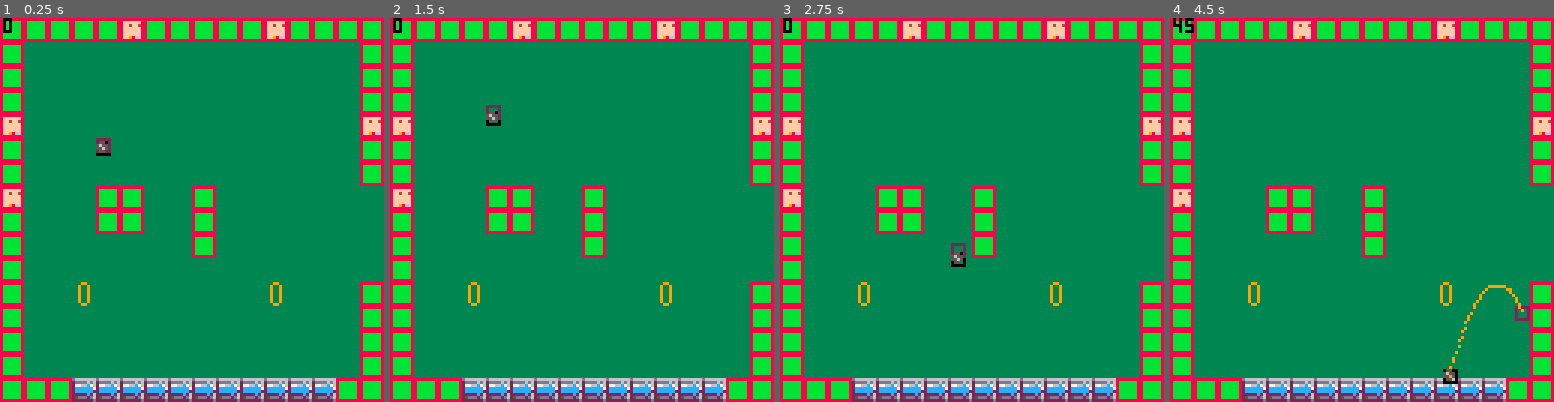
Above: before the commit, frames 1-4 (left to right).
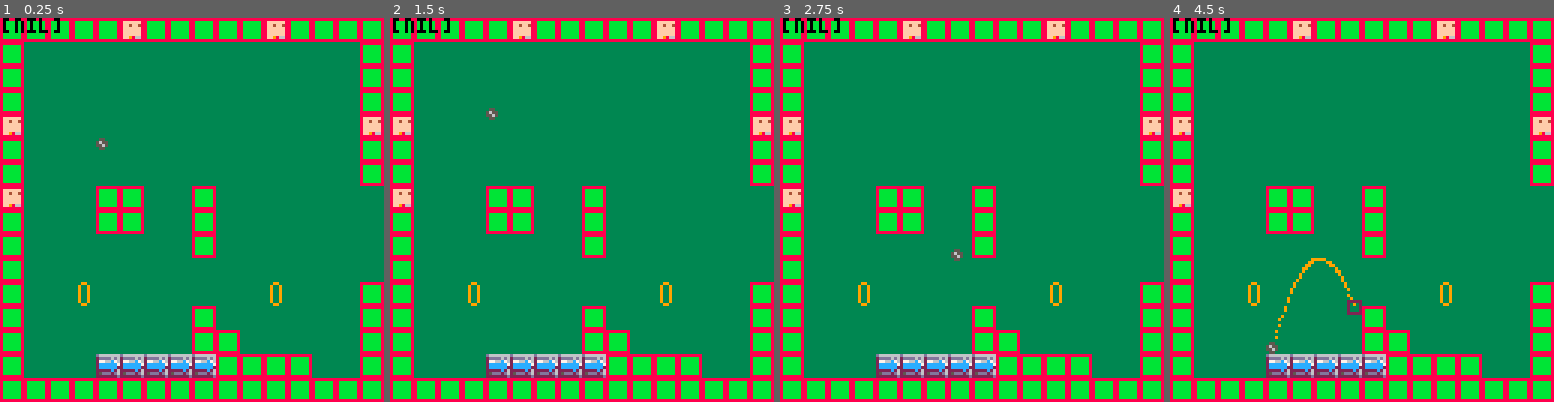
Above: after the commit, the same moments.

Repository: davidjtferguson/golf-escape
Game: PICO-8 cartridge golf_escape.p8
Two runs of this game, one before a commit and one after it. Both use one fixed random seed, a clock stepped at 60 frames per second and the inputs below.
Inputs:
- Up to frame 1 (0.25 s): no input
- Up to frame 2 (1.5 s): tap X (X key) at 0.33, 1.07 s; tap O (Z key) at 0.7 s
- Up to frame 3 (2.75 s): hold Right 1.6-2.1 s; tap O (Z key) at 1.7, 2.1, 2.5 s; tap X (X key) at 1.85 s; hold Right from 2.47 s (still down)
- Up to frame 4 (4.5 s): tap O (Z key) every 0.4 s from 2.9 to 4.1 s; tap X (X key) at 2.97, 4.08 s; release Right at 3.03 s; hold Left 3.08-3.58 s; hold Right from 4.02 s (still down)

The runs differ from the first frame. In frame 1, 9.4% of the frame differs, in the area x 2-88%, y 0-100%; in frame 2, 9.4%; in frame 3, 9.4%; in frame 4, 9.9%, in the area x 0-94%, y 0-100%.

Commit message:
improve collision

Diff:
--- a/golf_escape.p8
+++ b/golf_escape.p8
@@ -1,5 +1,5 @@
 pico-8 cartridge // http://www.pico-8.com
-version 29
+version 41
 __lua__
 -- golf escape
 
@@ -68,9 +68,46 @@
 
  updatecamera()
 
- --todo:check allcol first
- -- if true, figure out
- -- which way to push out of wall
+ -- swing controls
+ if btnp(⬅️) then
+  swing.xvec,swing.yvec=rotatevec(swing.xvec,swing.yvec,swing.rotangle)
+ end
+
+ if btnp(➡️) then
+  swing.xvec,swing.yvec=rotatevec(swing.xvec,swing.yvec,-swing.rotangle)
+ end
+
+ if btnp(❎) then
+  swing.currdecaypause=swing.decaypause
+  swing.force+=swing.btnf
+
+  if swing.force>swing.highf then
+   swing.force=swing.highf
+  end
+ end
+
+ if swing.currdecaypause==0 and
+    swing.force>swing.lowf then
+  swing.force-=swing.decay
+ end
+
+ if swing.currdecaypause>0 then
+  swing.currdecaypause-=1
+ end
+
+ if swing.force<swing.lowf then
+  swing.force=swing.lowf
+ end
+
+ updateaim()
+
+ if btnp(🅾️) and av.colstate=="ground" then
+  applyswing(av)
+
+  resetswing()
+ end
+
+ updatemovement(av)
 
  if groundcol(av,0,av.yvel,0) then
   --tredmills
@@ -92,64 +129,175 @@
   av.colstate="air"
  end
 
- if topcol(av,0,av.yvel,0) then
-  moveavtoroof()
-  av.yvel*=-1
- end
-
- if leftcol(av,av.xvel,0,0) then
-  --todo:fix
-  --moveavtoleft()
-  av.xvel*=-1
- end
-
- if rightcol(av,av.xvel,0,0) then
-  moveavtoright()
-  av.xvel*=-1
- end
-
- -- swing controls
- if btnp(⬅️) then
-  swing.xvec,swing.yvec=rotatevec(swing.xvec,swing.yvec,swing.rotangle)
- end
-
- if btnp(➡️) then
-  swing.xvec,swing.yvec=rotatevec(swing.xvec,swing.yvec,-swing.rotangle)
- end
-
- if btnp(❎) then
-  swing.currdecaypause=swing.decaypause
-  swing.force+=swing.btnf
-
-  if swing.force>swing.highf then
-   swing.force=swing.highf
+ --todo:find solution for
+ -- treadmills against walls
+ if av.colstate=="air" then
+	 if topcol(av,0,av.yvel,0) then
+	  moveavtoroof()
+	  av.yvel*=-1
+	 end
+
+	 if leftcol(av,av.xvel,0,0) then
+	  moveavtoleft()
+	  av.xvel*=-1
+	 end
+
+	 if rightcol(av,av.xvel,0,0) then
+	  moveavtoright()
+	  av.xvel*=-1
+	 end
+	end
+end
+
+function _draw()
+ cls(bg)
+
+ map(xmap*16,ymap*16,xmap*128,ymap*128,16,16)
+
+ if av.colstate=="ground" then
+  --draw aim
+
+  --todo:consider look. lines?
+  for point in all(aim.points) do
+   pset(
+    (av.w/2+point.x)*8,
+    (av.h/2+point.y)*8,linecol)
   end
- end
-
- if swing.currdecaypause==0 and
-    swing.force>swing.lowf then
-  swing.force-=swing.decay
- end
+
+  rect(aim.x*8,aim.y*8,
+   (aim.x+aim.w)*8,
+   (aim.y+aim.h)*8,2)
+ end
+
+ spr(2,av.x*8,av.y*8)
+
+ linecol=9
 
  if swing.currdecaypause>0 then
-  swing.currdecaypause-=1
- end
-
- if swing.force<swing.lowf then
-  swing.force=swing.lowf
- end
-
- updateaim()
-
- if btnp(🅾️) and av.colstate=="ground" then
-  applyswing(av)
-
-  resetswing()
- end
-
- updatemovement(av)
-
-end
+  linecol=10
+ end
+
+ print(debug,1,0,0)
+
+end
+-->8
+--collision
+
+--allcollision
+function allcol(box,xvel,yvel,flag)
+ return checkflagarea(box.x+xvel,box.y+yvel,box.w,box.h,flag)
+end
+
+function groundcol(box,xvel,yvel,flag)
+ local x=box.x+xvel
+ local y=box.y+yvel
+ local w=box.w
+ local h=box.h
+
+ return
+  checkflag(x,y+h,flag) or
+  checkflag(x+w,y+h,flag)
+end
+
+function leftcol(box,xvel,yvel,flag)
+ local x=box.x+xvel
+ local y=box.y+yvel
+ local w=box.w
+ local h=box.h
+
+ return
+  checkflag(x,y,flag) or
+  checkflag(x,y+h,flag)
+end
+
+function rightcol(box,xvel,yvel,flag)
+ local x=box.x+xvel
+ local y=box.y+yvel
+ local w=box.w
+ local h=box.h
+
+ return
+  checkflag(x+w,y,flag) or
+  checkflag(x+w,y+h,flag)
+end
+
+function topcol(box,xvel,yvel,flag)
+ local x=box.x+xvel
+ local y=box.y+yvel
+ local w=box.w
+ local h=box.h
+
+ return
+  checkflag(x,y,flag) or
+  checkflag(x+w,y,flag)
+end
+
+function moveavtoground()
+ av.y+=av.yvel
+ av.y+=distanceinwall(
+  av,0,1,-1,groundcol)+pixel
+end
+
+function moveavtoroof()
+ av.y+=distancetowall(
+  av,0,1,-1,topcol)
+ av.y+=pixel-av.y%pixel
+end
+
+function moveavtoleft()
+
+ av.x+=distancetowall(
+  av,1,0,-1,leftcol)
+
+ if av.x%pixel != 0 then
+  --round to pixel
+  av.x+=pixel-av.x%pixel
+ end
+end
+
+function moveavtoright()
+ av.x+=distancetowall(av,1,0,1,rightcol)
+
+ --round to pixel
+ av.x-=av.x%pixel
+end
+
+function distancetowall(box,checkx,checky,direction,colfunc)
+ local distancetowall=0
+
+ while not colfunc(box,distancetowall*checkx,distancetowall*checky,0) do
+  distancetowall+=(pixel*direction)
+ end
+
+ return distancetowall
+end
+
+function distanceinwall(box,checkx,checky,direction,colfunc)
+ local distanceinwall=0
+
+ while colfunc
+ (box,distanceinwall*checkx,
+      distanceinwall*checky,0) do
+  distanceinwall+=(pixel*direction)
+ end
+
+ return distanceinwall
+end
+
+function checkflagarea(x,y,w,h,flag)
+ return
+  checkflag(x,y,flag) or
+  checkflag(x+w,y,flag) or
+  checkflag(x,y+h,flag) or
+  checkflag(x+w,y+h,flag)
+end
+
+function checkflag(x,y,flag)
+ local s=mget(x,y)
+ return fget(s,flag)
+end
+
+-->8
 
 function rotatevec(x,y,angle)
  local newx=x*cos(angle)-y*sin(angle)
@@ -208,6 +356,16 @@
 
   applyswing(aim)
 
+  --move a couple frames first
+  -- so we're not drawing
+  -- over our av.
+  --todo:tidy
+  updatemovement(aim)
+  aim.yvel+=gravity
+
+  updatemovement(aim)
+  aim.yvel+=gravity
+
 	 while wallhit==false do
 		 local point={
 		  x=aim.x,
@@ -228,148 +386,135 @@
  end
 end
 
-function _draw()
- cls(bg)
-
- map(xmap*16,ymap*16,xmap*128,ymap*128,16,16)
-
- rect(av.x*8,av.y*8,
-  (av.x+av.w)*8,
-  (av.y+av.h)*8)
-
- rect(aim.x*8,aim.y*8,
-  (aim.x+aim.w)*8,
-  (aim.y+aim.h)*8,2)
-
- spr(2,av.x*8,av.y*8)
-
- linecol=9
-
- if swing.currdecaypause>0 then
-  linecol=10
- end
-
- --todo:offset for av center
- --todo:consider look. lines?
- for point in all(aim.points) do
-  pset(
-   (av.w/2+point.x)*8,
-   (av.h/2+point.y)*8,linecol)
- end
-
- print(#aim.points,1,0,0)
-
-end
--->8
---collision
-
-function moveavtoground()
- av.y+=av.yvel
- av.y-=av.y%pixel
- av.y+=distanceinwall(av,0,1,-1)+pixel
-end
-
-function moveavtoroof()
- av.y+=distancetowall(av,0,1,-1)
- av.y+=pixel-av.y%pixel
-end
-
-function moveavtoleft()
- --unsure why offset needed :(
- --av.x+=coloffset
- av.x+=distancetowall(av,1,0,-1)
- --av.x-=coloffset
- --av.x+=pixel-av.x%pixel
-end
-
-function moveavtoright()
- av.x+=distancetowall(av,1,0,1)
- av.x-=av.x%pixel
-end
-
-function distancetowall(box,checkx,checky,direction)
- local distancetowall=0
-
- while not allcol(box,distancetowall*checkx,distancetowall*checky,0) do
-  distancetowall+=(pixel*direction)
- end
-
- return distancetowall
-end
-
-function distanceinwall(box,checkx,checky,direction)
- local distanceinwall=0
-
- while allcol
- (box,distanceinwall*checkx,
-      distanceinwall*checky,0) do
-  distanceinwall+=(pixel*direction)
- end
-
- return distanceinwall
-end
-
---allcollision
-function allcol(box,xvel,yvel,flag)
- return checkflagarea(box.x+xvel,box.y+yvel,box.w,box.h,flag)
-end
-
-function groundcol(box,xvel,yvel,flag)
- local x = box.x+xvel
- local y = box.y+yvel
- local w = box.w
- local h = box.h
-
- return
-  checkflag(x,y+h,flag) or
-  checkflag(x+w,y+h,flag)
-end
-
-function leftcol(box,xvel,yvel,flag)
- local x = box.x+xvel
- local y = box.y+yvel
- local w = box.w
- local h = box.h
-
- return
-  checkflag(x,y,flag) or
-  checkflag(x,y+h,flag)
-end
-
-function rightcol(box,xvel,yvel,flag)
- local x = box.x+xvel
- local y = box.y+yvel
- local w = box.w
- local h = box.h
-
- return
-  checkflag(x,y,flag) or
-  checkflag(x+w,y,flag)
-end
-
-function topcol(box,xvel,yvel,flag)
- local x = box.x+xvel
- local y = box.y+yvel
- local w = box.w
- local h = box.h
-
- return
-  checkflag(x,y,flag) or
-  checkflag(x,y+w,flag)
-end
-
-function checkflagarea(x,y,w,h,flag)
- return
-  checkflag(x,y,flag) or
-  checkflag(x+w,y,flag) or
-  checkflag(x,y+h,flag) or
-  checkflag(x+w,y+h,flag)
-end
-
-function checkflag(x,y,flag)
- local s=mget(x,y)
- return fget(s,flag)
-end
+…(129 lines of a section not shown)…
 
 
 
@@ -412,10 +557,10 @@
 0100000000000000010000000000000000000000000000000101000000000001000000000000000000000000000000000000000000000000000000000000000000000000000000000000000000000000000000000000000000000000000000000000000000000000000000000000000000000000000000000000000000000000
 0100000000000000000000000000000000000000000000000000000000000001000000000000000000000000000000000000000000000000000000000000000000000000000000000000000000000000000000000000000000000000000000000000000000000000000000000000000000000000000000000000000000000000
 0100002000000000000000200000000101000000010100000000000000000001000000000000000000000000000000000000000000000000000000000000000000000000000000000000000000000000000000000000000000000000000000000000000000000000000000000000000000000000000000000000000000000000
-0100000000000000000000000000000101000000000000000000000000000001000000000000000000000000000000000000000000000000000000000000000000000000000000000000000000000000000000000000000000000000000000000000000000000000000000000000000000000000000000000000000000000000
-0100000000000000000000000000000101000000000000000000000000000001000000000000000000000000000000000000000000000000000000000000000000000000000000000000000000000000000000000000000000000000000000000000000000000000000000000000000000000000000000000000000000000000
-0100000000000000000000000000000101000000000000000000000000000001000000000000000000000000000000000000000000000000000000000000000000000000000000000000000000000000000000000000000000000000000000000000000000000000000000000000000000000000000000000000000000000000
-0101010303030303030303030303010101010101010101010101010101010101000000000000000000000000000000000000000000000000000000000000000000000000000000000000000000000000000000000000000000000000000000000000000000000000000000000000000000000000000000000000000000000000
+0100000000000000010000000000000101000000000000000000000000000001000000000000000000000000000000000000000000000000000000000000000000000000000000000000000000000000000000000000000000000000000000000000000000000000000000000000000000000000000000000000000000000000
+0100000000000000010100000000000101000000000000000000000000000001000000000000000000000000000000000000000000000000000000000000000000000000000000000000000000000000000000000000000000000000000000000000000000000000000000000000000000000000000000000000000000000000
+0100000003030303030101010100000101000000000000000000000000000001000000000000000000000000000000000000000000000000000000000000000000000000000000000000000000000000000000000000000000000000000000000000000000000000000000000000000000000000000000000000000000000000
+0101010101010101010101010101010101010101010101010101010101010101000000000000000000000000000000000000000000000000000000000000000000000000000000000000000000000000000000000000000000000000000000000000000000000000000000000000000000000000000000000000000000000000
 0101010100000001000001000000000000000000000000000000000000000000000000000000000000000000000000000000000000000000000000000000000000000000000000000000000000000000000000000000000000000000000000000000000000000000000000000000000000000000000000000000000000000000
 0001000000000000000001000000000000000000000000000000000000000000000000000000000000000000000000000000000000000000000000000000000000000000000000000000000000000000000000000000000000000000000000000000000000000000000000000000000000000000000000000000000000000000
 0001000000000000000001000000000000000000000000000000000000000000000000000000000000000000000000000000000000000000000000000000000000000000000000000000000000000000000000000000000000000000000000000000000000000000000000000000000000000000000000000000000000000000
Not shown, changed: 130 lines of the sprite sheet (__gfx__) section of golf_escape.p8
Not shown, changed: the thumbnail (__label__) section of golf_escape.p8
Not shown, changed: thoughts.txt
